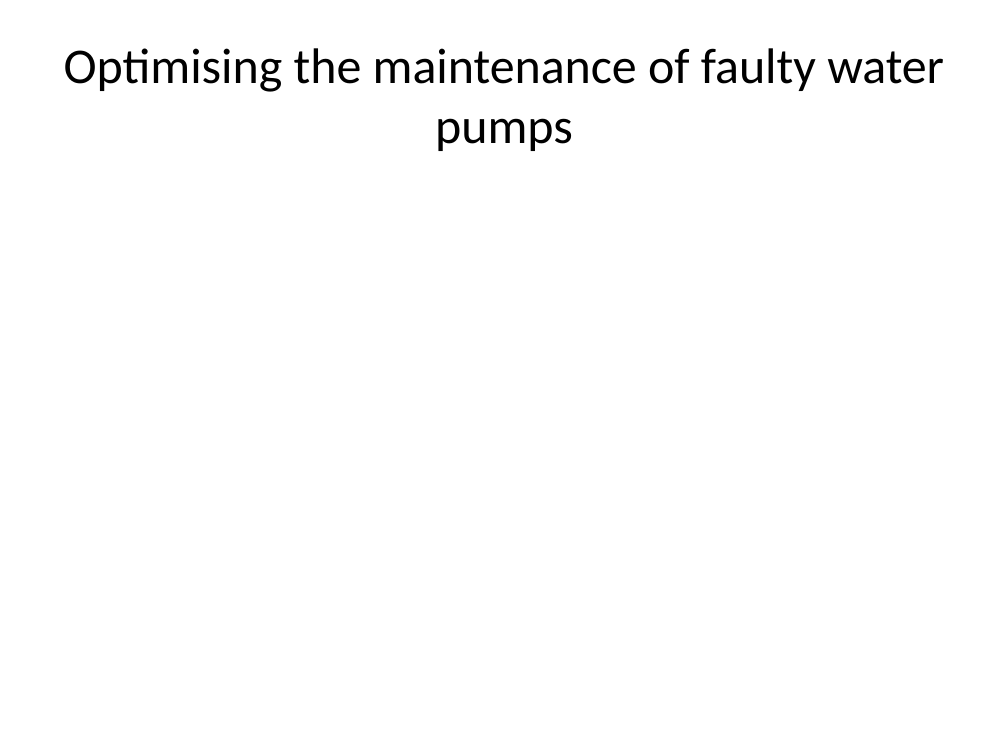
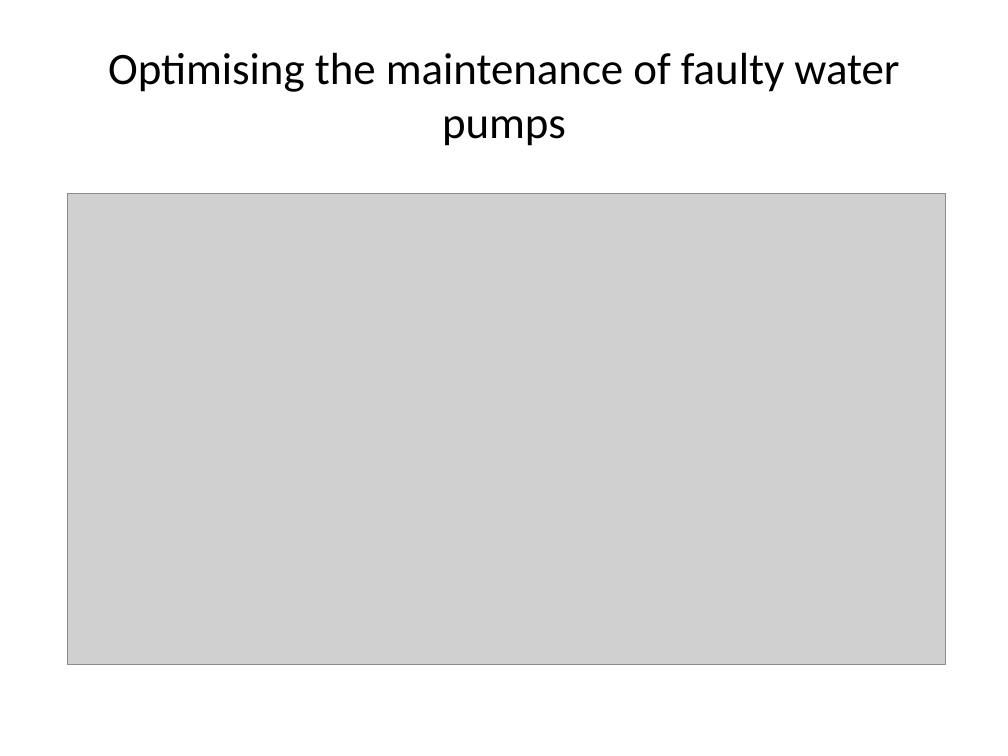
Before and after one commit to ghaslam/AM207, a slide deck: slide 12 of Screencast/Screencast.pptx (slide 6 before the commit). Drawn at 1008x756 pixels with LibreOffice and Linux fonts; fonts in the diff are those of the drawing; grey boxes stand for pictures. Boxes give left, top, right and bottom in pixels: in the first picture for what was removed or moved away, otherwise in the second. Text is boxed around its words. In the diff, an @@ line names an element or a change of style, - is before the commit and + after.

```diff
--- a/Screencast/Screencast.pptx
+++ b/Screencast/Screencast.pptx
@@ title "Optimising the maintenance of faulty ..." at (108,52,899,146): size 35.6 to 32.1 pt @@
@@ picture added at (68,194,946,665) @@
```
Also in this commit, not shown: 3 other slides changed, 10 slides added, 1 slide removed.
